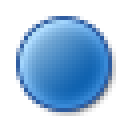
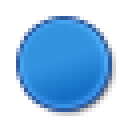
Layer changes from the first 128×128 image to the second:
pixels changed over [20, 20, 108, 108] (layer not identified)
